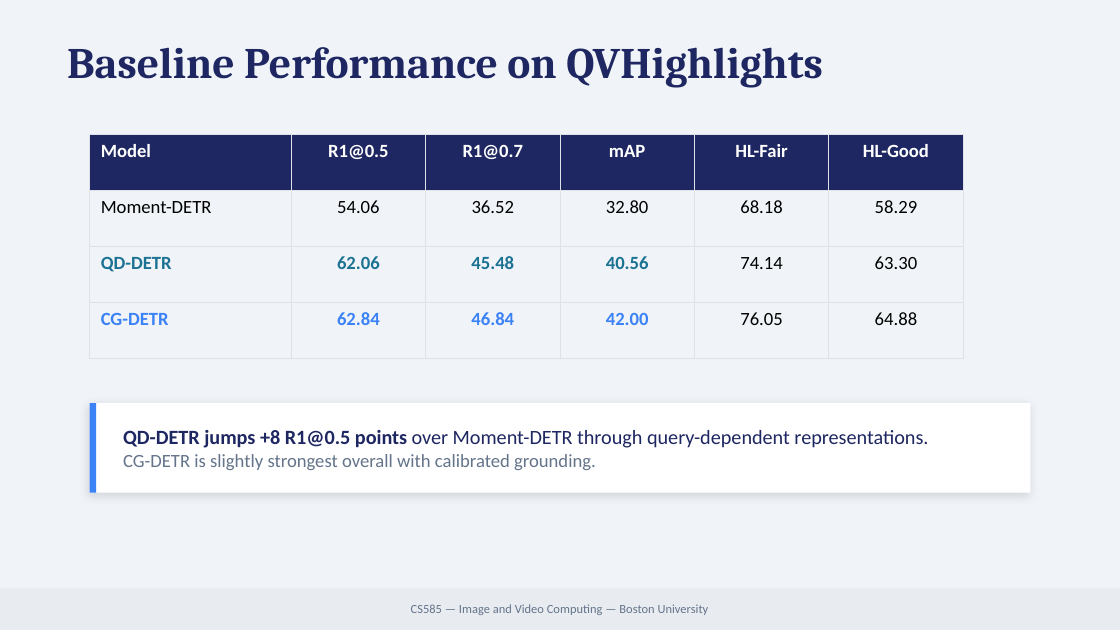
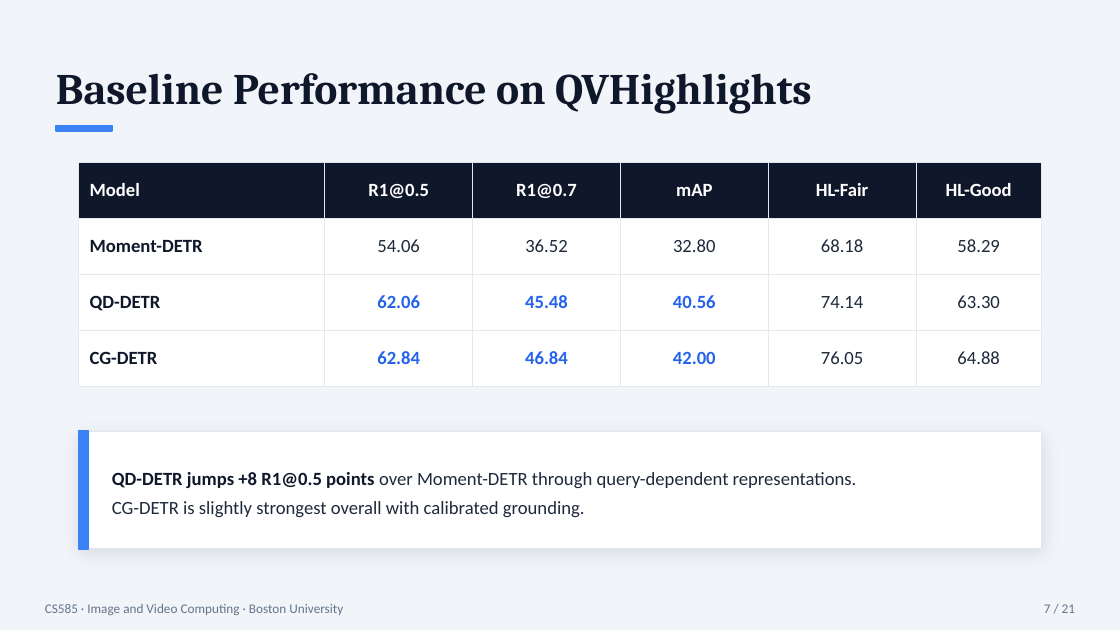
Before and after one commit to kuromi1kow/Interpretability-and-Failure-Analysis-for-Video-Moment-Retrieval, a slide deck: slide 7 of docs/VMR_Milestone3_Presentation.pptx (slide 5 before the commit). Drawn at 1120x630 pixels with LibreOffice and Linux fonts; fonts in the diff are those of the drawing. Boxes give left, top, right and bottom in pixels: in the first picture for what was removed or moved away, otherwise in the second. Text is boxed around its words. In the diff, an @@ line names an element or a change of style, - is before the commit and + after.

```diff
--- a/docs/VMR_Milestone3_Presentation.pptx
+++ b/docs/VMR_Milestone3_Presentation.pptx
@@ background #F0F4F8 to #F1F5F9 @@
@@ text "Baseline Performance on QVHighlights": place and size @@
-text "Baseline Performance on QVHighlights" at [67, 47, 823, 88]
+text "Baseline Performance on QVHighlights" at [56, 73, 812, 114]
@@ text "Baseline Performance on QVHighlights" at [56, 73, 812, 114]: text colour #1E2761 to #0F172A @@
@@ rectangle added at [56, 125, 112, 131], fill #3B82F6, outline #3B82F6 1 pt @@
@@ table at [78, 162, 1042, 368] @@
@@ fill #1E2761 to #0F172A in row 1 @@
@@ fill none to #FFFFFF in 18 cells @@
@@ text colour #000000 to #0F172A, bold on in "Moment-DETR" @@
@@ text colour #000000 to #1E293B in "54.06", "36.52", "32.80", "68.18" and 5 more places @@
@@ text colour #1C7293 to #0F172A in "QD-DETR" @@
@@ text colour #1C7293 to #2563EB in "62.06", "45.48", "40.56" @@
@@ text colour #3B82F6 to #0F172A in "CG-DETR" @@
@@ text colour #3B82F6 to #2563EB in "62.84", "46.84", "42.00" @@
@@ borders changed @@
@@ table: place and size @@
-table at [90, 134, 963, 329]
+table at [78, 162, 1042, 368]
@@ rectangle: place and size @@
-rectangle at [90, 403, 1030, 493]
+rectangle at [78, 431, 1042, 549]
@@ rectangle at [78, 431, 1042, 549]: outline none to #E2E8F0 0.5 pt; shadow changed @@
@@ rectangle: place and size @@
-rectangle at [90, 403, 96, 493]
+rectangle at [78, 431, 88, 549]
@@ rectangle at [78, 431, 88, 549]: outline none to #3B82F6 1 pt @@
@@ text "QD-DETR jumps +8 R1@0.5 points ...": place and size @@
-text "QD-DETR jumps +8 R1@0.5 points ..." at [123, 430, 928, 470]
+text "QD-DETR jumps +8 R1@0.5 points ..." at [112, 472, 857, 517]
@@ text "QD-DETR jumps +8 R1@0.5 points ..." at [112, 472, 857, 517]: size 13 to 12 pt in "QD-DETR jumps +8 R1@0.5 points over Moment-DETR ..."; text colour #1E2761 to #0F172A in "QD-DETR jumps +8 R1@0.5 points"; text colour #1E2761 to #1E293B in "over Moment-DETR through query-dependent representations."; text colour #64748B to #1E293B in "CG-DETR is slightly strongest overall with calibrated ..."; more space between paragraphs @@
@@ text "CS585 · Image and Video ...": place and size @@
-text "CS585 · Image and Video ..." at [0, 588, 1120, 630]
+text "CS585 · Image and Video ..." at [45, 604, 343, 615]
@@ text "CS585 · Image and Video ..." at [45, 604, 343, 615]: fill #E8ECF0 to none @@
@@ text at [45, 604, 343, 615]: text changed; size 8 to 8.5 pt @@
-CS585 — Image and Video Computing — Boston University
+CS585 · Image and Video Computing · Boston University
@@ text added at [1044, 604, 1075, 613], 8.5 pt, text #64748B @@
+7 / 21
```
Also in this commit, not shown: 12 other slides changed, 8 slides added, 21 other files.
